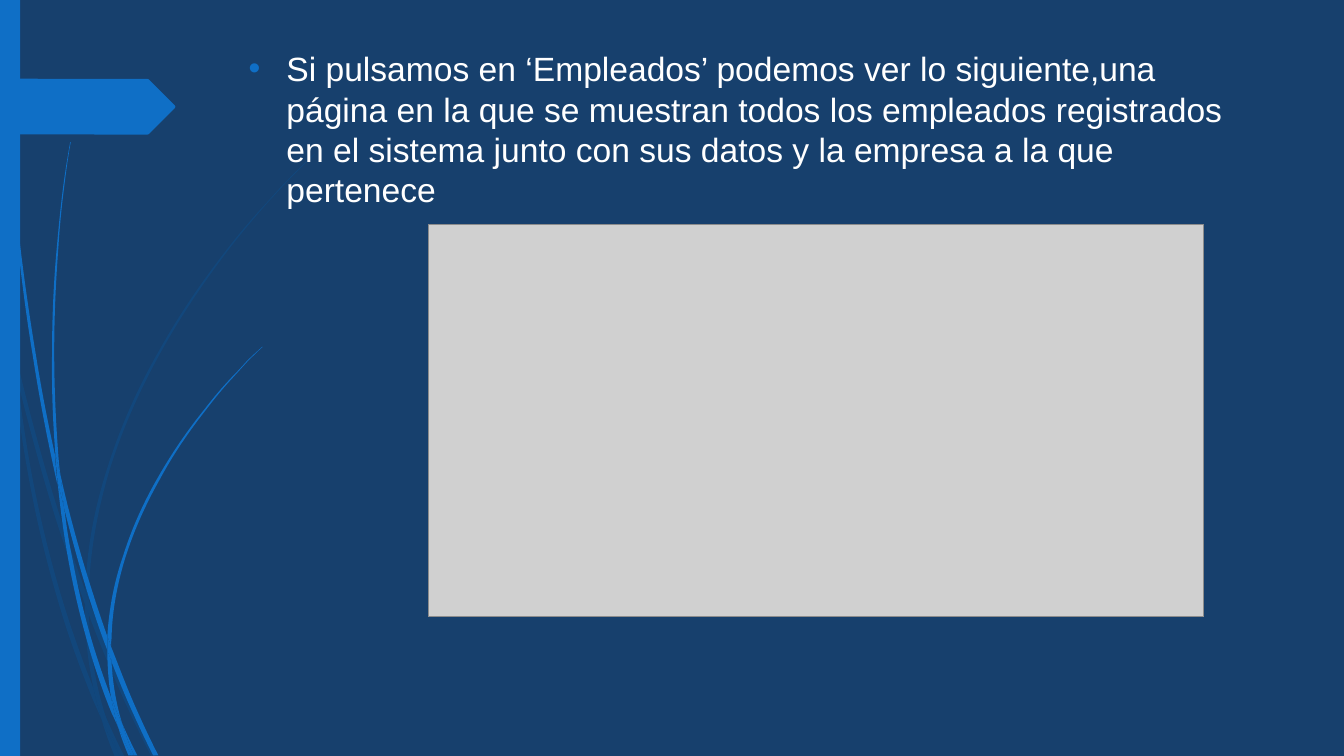
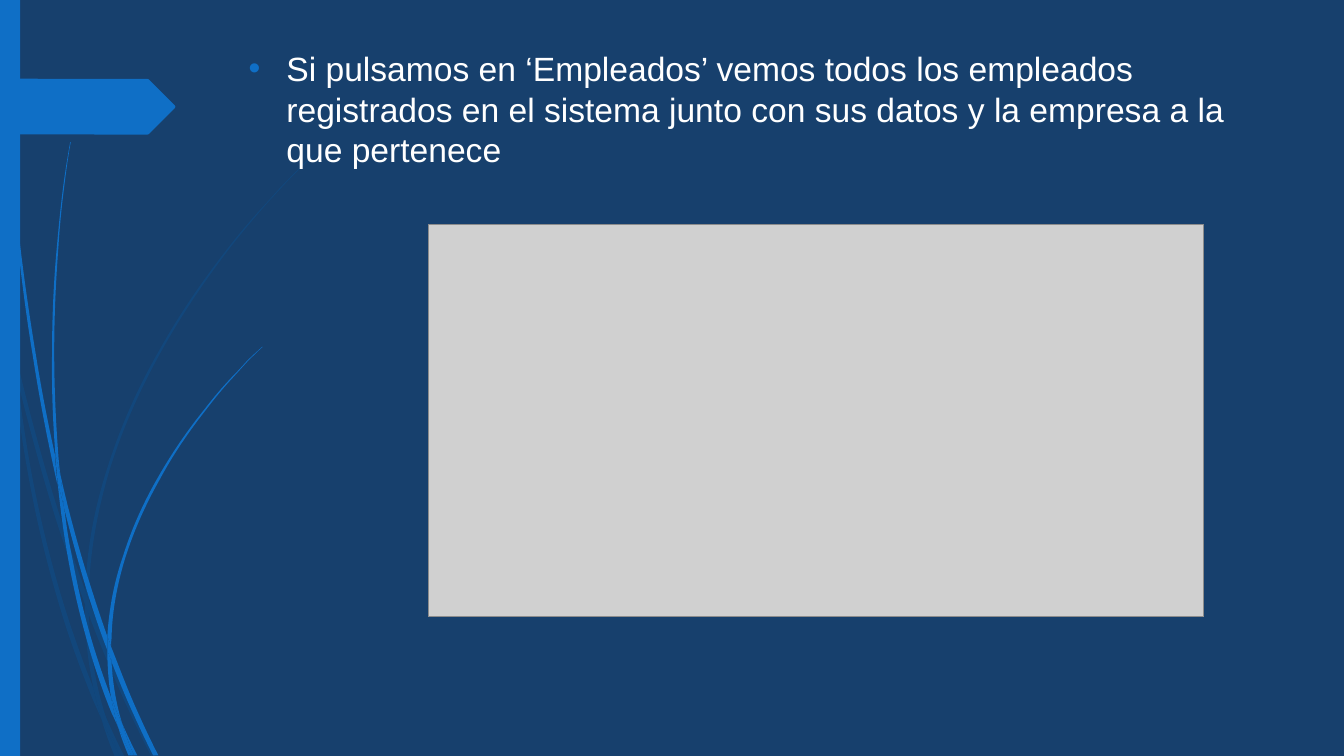
Before and after one commit to albertogmdev/ProyectoWebC-S, a slide deck: slide 5 of Presentación Web.pptx. Drawn at 1344x756 pixels with LibreOffice and Linux fonts; fonts in the diff are those of the drawing; grey boxes stand for pictures. Boxes give left, top, right and bottom in pixels: in the first picture for what was removed or moved away, otherwise in the second. Text is boxed around its words. In the diff, an @@ line names an element or a change of style, - is before the commit and + after.

```diff
--- a/Presentación Web.pptx
+++ b/Presentación Web.pptx
@@ text at (286, 56, 1224, 169): text changed @@
-• Si pulsamos en ‘Empleados’ podemos ver lo siguiente,una página en la que se muestran todos los empleados registrados en el sistema junto con sus datos y la empresa a la que pertenece
+• Si pulsamos en ‘Empleados’ vemos todos los empleados registrados en el sistema junto con sus datos y la empresa a la que pertenece
```
Also in this commit, not shown: 15 other slides changed.
